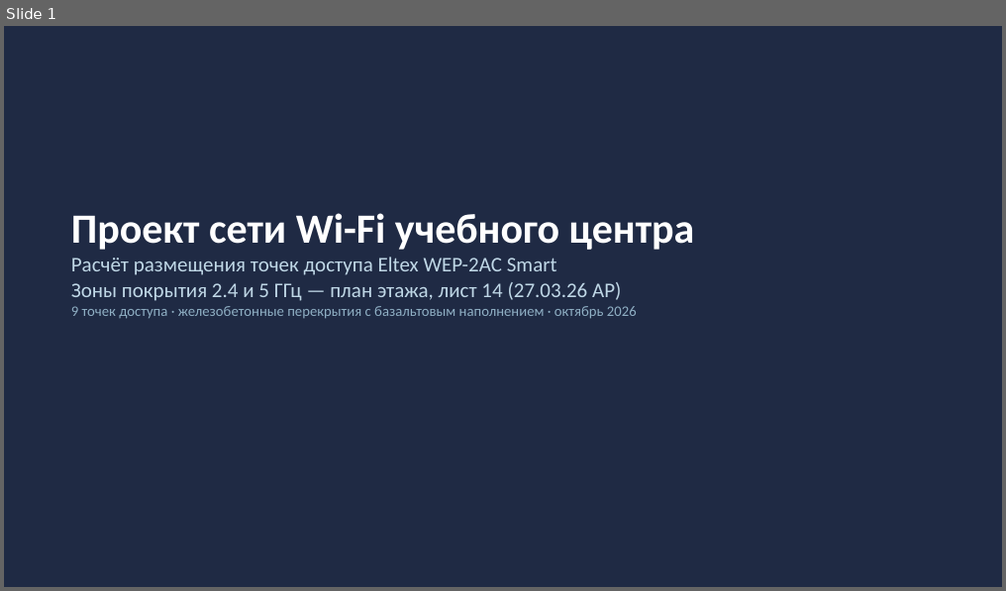
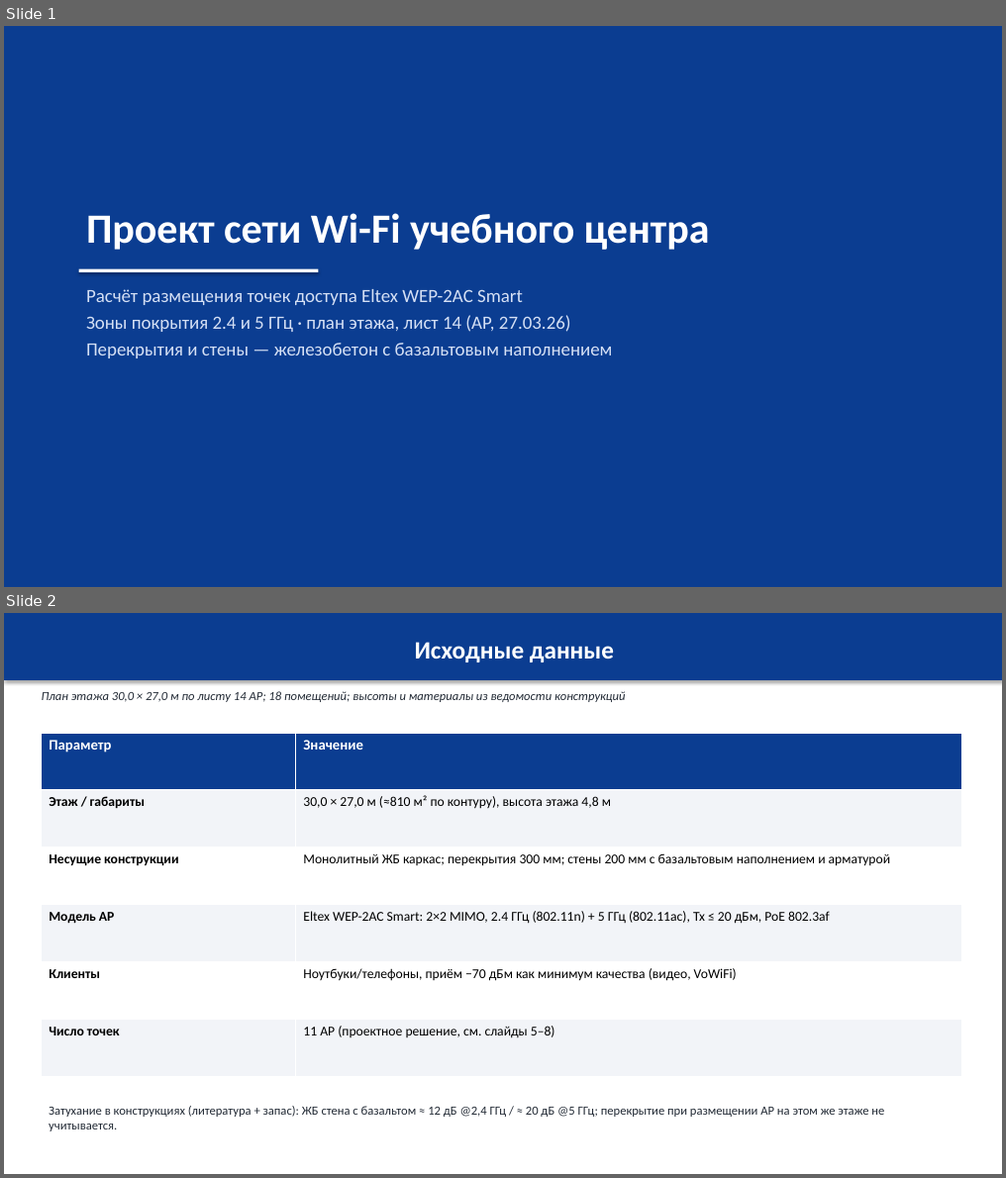
Before and after one commit to vertikalnii/preza, a slide deck: out/WiFi_Eltex_WEP-2AC_план_лист14.pptx. Shown one above the other, each under a label of ours: slide 1 before the commit, slides 1 and 2 after it. The pictures are 1006x591 and 1006x1178 pixels, drawn with LibreOffice and Linux fonts; fonts in the diff are those of the drawing. Boxes give left, top, right and bottom in pixels: in the first picture for what was removed or moved away, otherwise in the second. Text is boxed around its words. In the diff, an @@ line names an element or a change of style, - is before the commit and + after.

```diff
--- a/out/WiFi_Eltex_WEP-2AC_план_лист14.pptx
+++ b/out/WiFi_Eltex_WEP-2AC_план_лист14.pptx
@@ slide 2 added at <box>4,613,1002,1174</box>, background #FFFFFF @@
@@ rectangle added at <box>4,613,1002,680</box>, fill #0B3D91, 24 pt, text #FFFFFF, bold @@
+Исходные данные
@@ text added at <box>42,691,625,702</box>, 12 pt, text #222A35, italic @@
+План этажа 30,0 × 27,0 м по листу 14 АР; 18 помещений; высоты и материалы из ведомости конструкций
@@ table added at <box>42,733,962,1077</box>, 6 rows, 2 columns @@
+Параметр | Значение
+Этаж / габариты | 30,0 × 27,0 м (≈810 м² по контуру), высота этажа 4,8 м
+Несущие конструкции | Монолитный ЖБ каркас; перекрытия 300 мм; стены 200 мм с базальтовым наполнением и арматурой
+Модель AP | Eltex WEP-2AC Smart: 2×2 MIMO, 2.4 ГГц (802.11n) + 5 ГГц (802.11ac), Tx ≤ 20 дБм, PoE 802.3af
+Клиенты | Ноутбуки/телефоны, приём −70 дБм как минимум качества (видео, VoWiFi)
+Число точек | 11 AP (проектное решение, см. слайды 5–8)
@@ text added at <box>49,1106,884,1132</box>, 12 pt, text #222A35 @@
+Затухание в конструкциях (литература + запас): ЖБ стена с базальтом ≈ 12 дБ @2,4 ГГц / ≈ 20 дБ @5 ГГц; перекрытие при размещении AP на этом же этаже не учитывается.
@@ slide 1 changed as well @@
@@ rectangle at <box>4,26,1002,587</box>: fill #1F2A44 to #0B3D91 @@
@@ text "Проект сети Wi-Fi учебного центра": place and size @@
-text "Проект сети Wi-Fi учебного центра" at <box>71,213,695,319</box>
+text "Проект сети Wi-Fi учебного центра" at <box>86,213,710,250</box>
@@ text "Проект сети Wi-Fi учебного центра" at <box>86,213,710,250</box>: more space between paragraphs @@
@@ text at <box>71,257,637,319</box>: paragraphs removed @@
-Расчёт размещения точек доступа Eltex WEP-2AC Smart
-Зоны покрытия 2.4 и 5 ГГц — план этажа, лист 14 (27.03.26 АР)
-9 точек доступа · железобетонные перекрытия с базальтовым наполнением · октябрь 2026
@@ rectangle added at <box>79,270,319,273</box>, fill #FFFFFF @@
@@ text added at <box>86,289,612,359</box>, 18 pt, text #D5E0F5 @@
+Расчёт размещения точек доступа Eltex WEP-2AC Smart
+Зоны покрытия 2.4 и 5 ГГц · план этажа, лист 14 (АР, 27.03.26)
+Перекрытия и стены — железобетон с базальтовым наполнением
```
Also in this commit, not shown: 7 other slides added, 7 slides removed, 11 other files.
